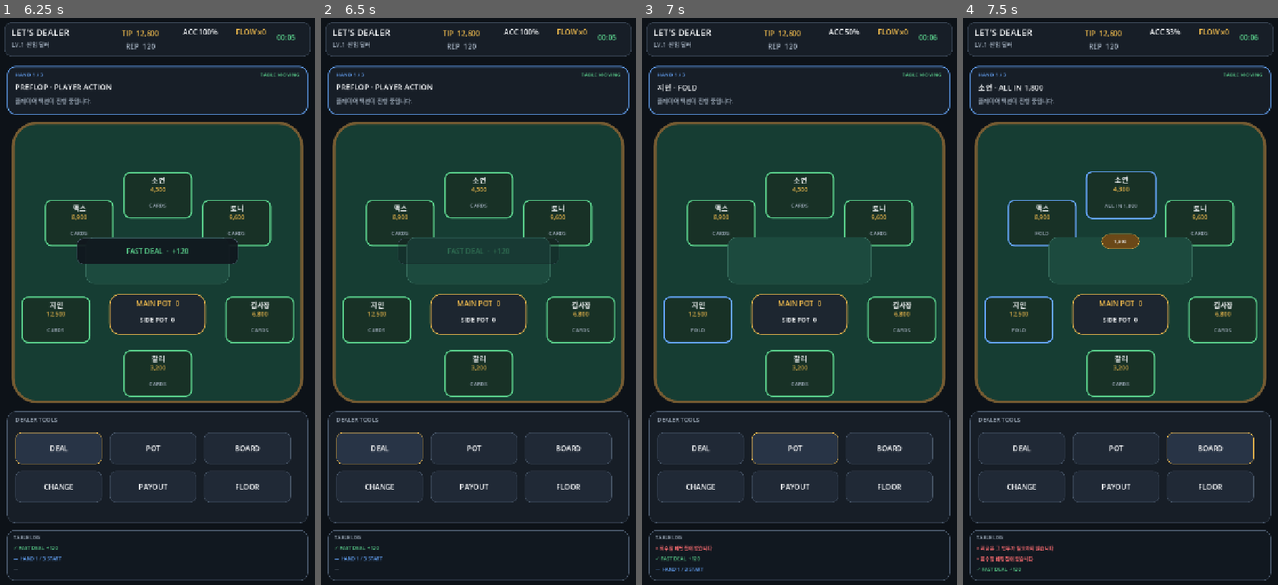
Above: before the commit, frames 1-4 (left to right).
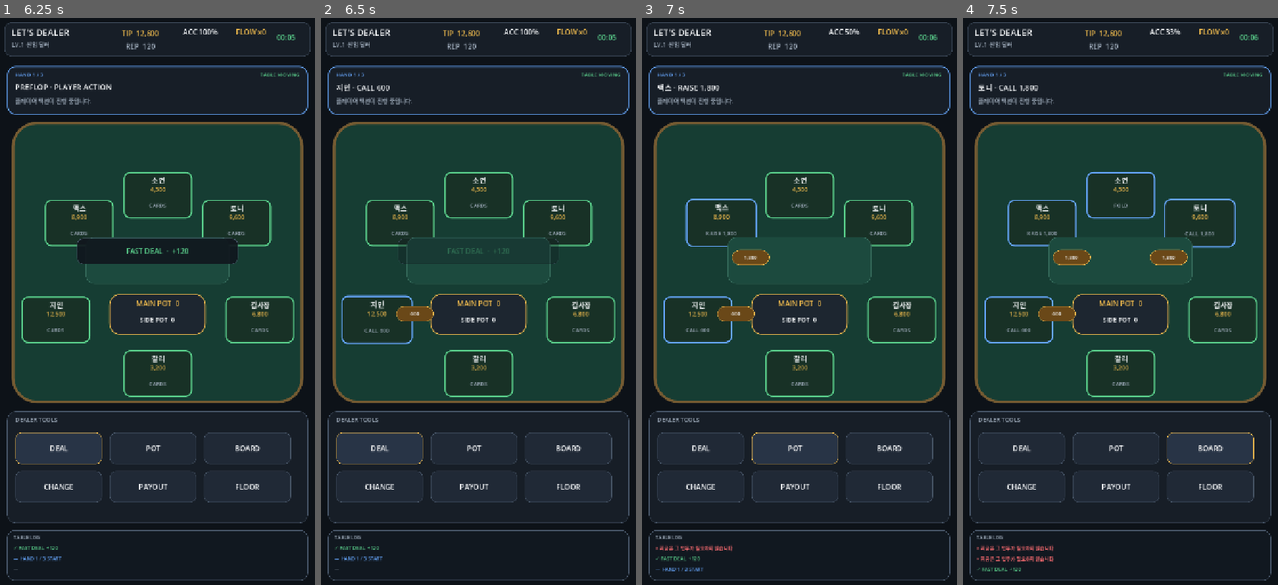
Above: after the commit, the same moments.

Repository: Queenrain9/lets-dealer
Game: Godot game, scene res://scenes/main.tscn
Same seed, same stepped clock (60 frames per second), same inputs: the game is played once before the commit and once after it.
Inputs (mouse positions are in pixels of both pictures, inside the frame that each line leads up to):
- Up to frame 1 (6.25 s): click "LIVE SHIFT 시작" at 0.5 s; click (56, 318) at 1.27 s; click (78, 222) at 2.02 s; click (157, 193) at 2.77 s; click (236, 222) at 3.52 s; click (261, 318) at 4.27 s; click (157, 375) at 5.02 s; click "DEAL" at 5.75 s
- Up to frame 2 (6.5 s): no input
- Up to frame 3 (7 s): click "POT" at 6.5 s
- Up to frame 4 (7.5 s): click "BOARD" at 7.25 s

Frame 1 is identical in both runs. In frame 2, 0.9% of the frame differs, in the area x 4-36%, y 11-58%; in frame 3, 1.3%; in frame 4, 2.4%, in the area x 5-87%, y 11-96%.

Commit message:
Randomize live shift by NPC personality

Diff:
--- a/scripts/gameplay/live_shift_scenario.gd
+++ b/scripts/gameplay/live_shift_scenario.gd
@@ -2,7 +2,7 @@
 class_name LiveShiftScenario
 
 
-static func build() -> Array[Dictionary]:
+static func build(seed: int = 1, roster: Array[NPCProfile] = []) -> Array[Dictionary]:
 	var hands: Array[Dictionary] = []
 
 	hands.append({
@@ -169,4 +169,107 @@
 		},
 	})
 
+	if roster.is_empty():
+		roster = NPCRoster.build(seed)
+
+	_randomize_shift(hands, seed, roster)
 	return hands
+
+
+static func _randomize_shift(hands: Array[Dictionary], seed: int, roster: Array[NPCProfile]) -> void:
+	var rng := RandomNumberGenerator.new()
+	rng.seed = seed
+
+	for i in range(hands.size() - 1, 0, -1):
+		var j: int = rng.randi_range(0, i)
+		var temp: Dictionary = hands[i]
+		hands[i] = hands[j]
+		hands[j] = temp
+
+	for hand_index in range(hands.size()):
+		var hand: Dictionary = hands[hand_index]
+		hand["label"] = "HAND %d / %d" % [hand_index + 1, hands.size()]
+		for street in ["preflop", "flop", "turn", "river"]:
+			if hand.has(street):
+				_randomize_round(hand[street] as Dictionary, rng, roster)
+		_rebuild_showdown_text(hand, roster)
+
+
+static func _randomize_round(round_data: Dictionary, rng: RandomNumberGenerator, roster: Array[NPCProfile]) -> void:
+	var raw_events: Variant = round_data.get("events", [])
+	if raw_events is Array:
+		var events: Array = raw_events as Array
+		var previous_base: float = 0.0
+		var current_time: float = 0.0
+		for raw: Variant in events:
+			if not raw is Dictionary:
+				continue
+			var event: Dictionary = raw as Dictionary
+			var base_time: float = float(event.get("t", previous_base + 0.4))
+			var delta: float = maxf(base_time - previous_base, 0.18)
+			var seat: int = int(event.get("seat", -1))
+			var speed: float = 1.0
+			if seat >= 0 and seat < roster.size():
+				speed = roster[seat].action_speed
+			current_time += maxf(0.18, delta * speed * rng.randf_range(0.88, 1.12))
+			event["t"] = current_time
+			previous_base = base_time
+
+	var raw_request: Variant = round_data.get("request", {})
+	if raw_request is Dictionary and not (raw_request as Dictionary).is_empty():
+		var request: Dictionary = raw_request as Dictionary
+		var seat: int = _pick_request_seat(rng, roster)
+		var profile: NPCProfile = roster[seat]
+		var request_types: Array[String] = [
+			"5,000 칩 교환 요청",
+			"1,000칩 5개 요청",
+			"500칩 10개 요청",
+			"큰 칩을 잔칩으로 교환 요청",
+		]
+		request["seat"] = seat
+		request["text"] = "%s · %s" % [
+			profile.display_name,
+			request_types[rng.randi_range(0, request_types.size() - 1)],
+		]
+		request["patience"] = maxf(2.8, 5.0 * profile.patience * rng.randf_range(0.90, 1.10))
+		request["tip"] = int(round(150.0 * profile.tip_multiplier))
+		request["t"] = maxf(0.45, float(request.get("t", 0.8)) * profile.action_speed * rng.randf_range(0.85, 1.10))
+
+
+static func _pick_request_seat(rng: RandomNumberGenerator, roster: Array[NPCProfile]) -> int:
+	if roster.is_empty():
+		return 0
+	var total: float = 0.0
+	for profile in roster:
+		total += maxf(profile.request_bias, 0.05)
+
+	var roll: float = rng.randf() * total
+	var cursor: float = 0.0
+	for i in range(roster.size()):
+		cursor += maxf(roster[i].request_bias, 0.05)
+		if roll <= cursor:
+			return i
+	return roster.size() - 1
+
+
+static func _rebuild_showdown_text(hand: Dictionary, roster: Array[NPCProfile]) -> void:
+	if not hand.has("showdown"):
+		return
+	var showdown: Dictionary = hand["showdown"] as Dictionary
+	var cards: Dictionary = {}
+	match String(hand.get("id", "")):
+		"hand_01":
+			cards = {2: "A♠ A♥", 3: "9♠ 9♥", 5: "K♣ J♣"}
+		"hand_02":
+			cards = {1: "Q♠ J♠", 5: "K♦ 10♦"}
+		"hand_03":
+			cards = {2: "A♣ Q♣", 5: "9♦ 9♥"}
+
+	var lines: Array[String] = []
+	for raw_seat: Variant in cards.keys():
+		var seat: int = int(raw_seat)
+		var name: String = "SEAT %d" % (seat + 1)
+		if seat >= 0 and seat < roster.size():
+			name = roster[seat].display_name
+		lines.append("%s  %s" % [name, String(cards[raw_seat])])
+	showdown["text"] = "\n".join(lines)
